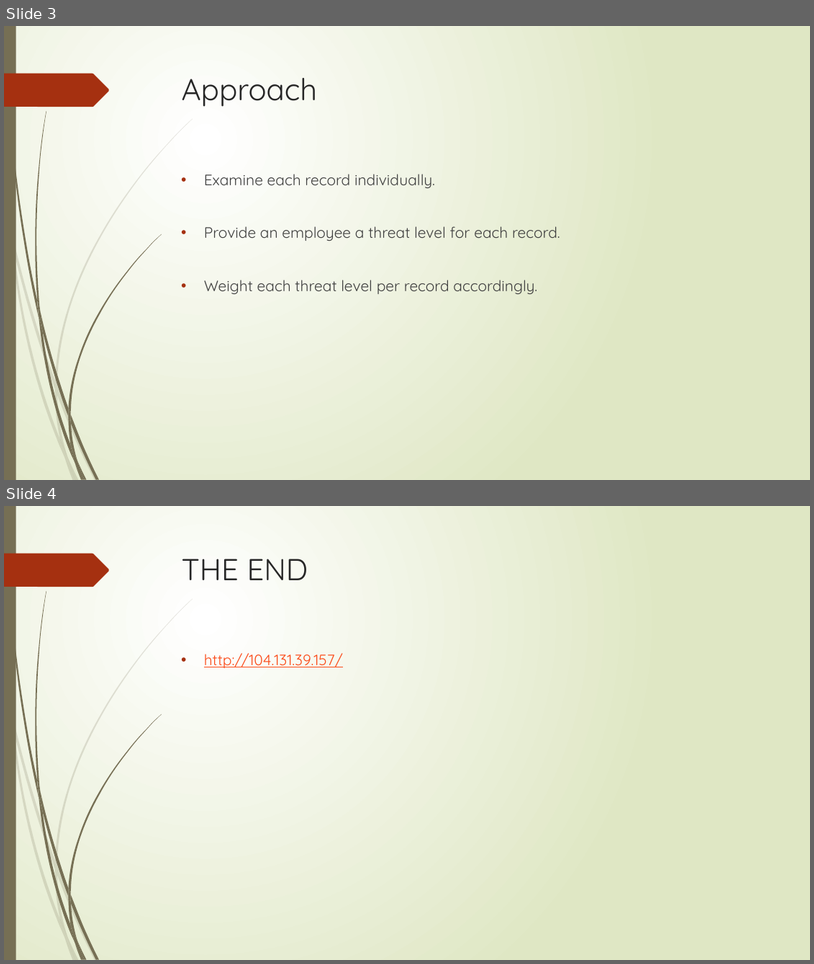
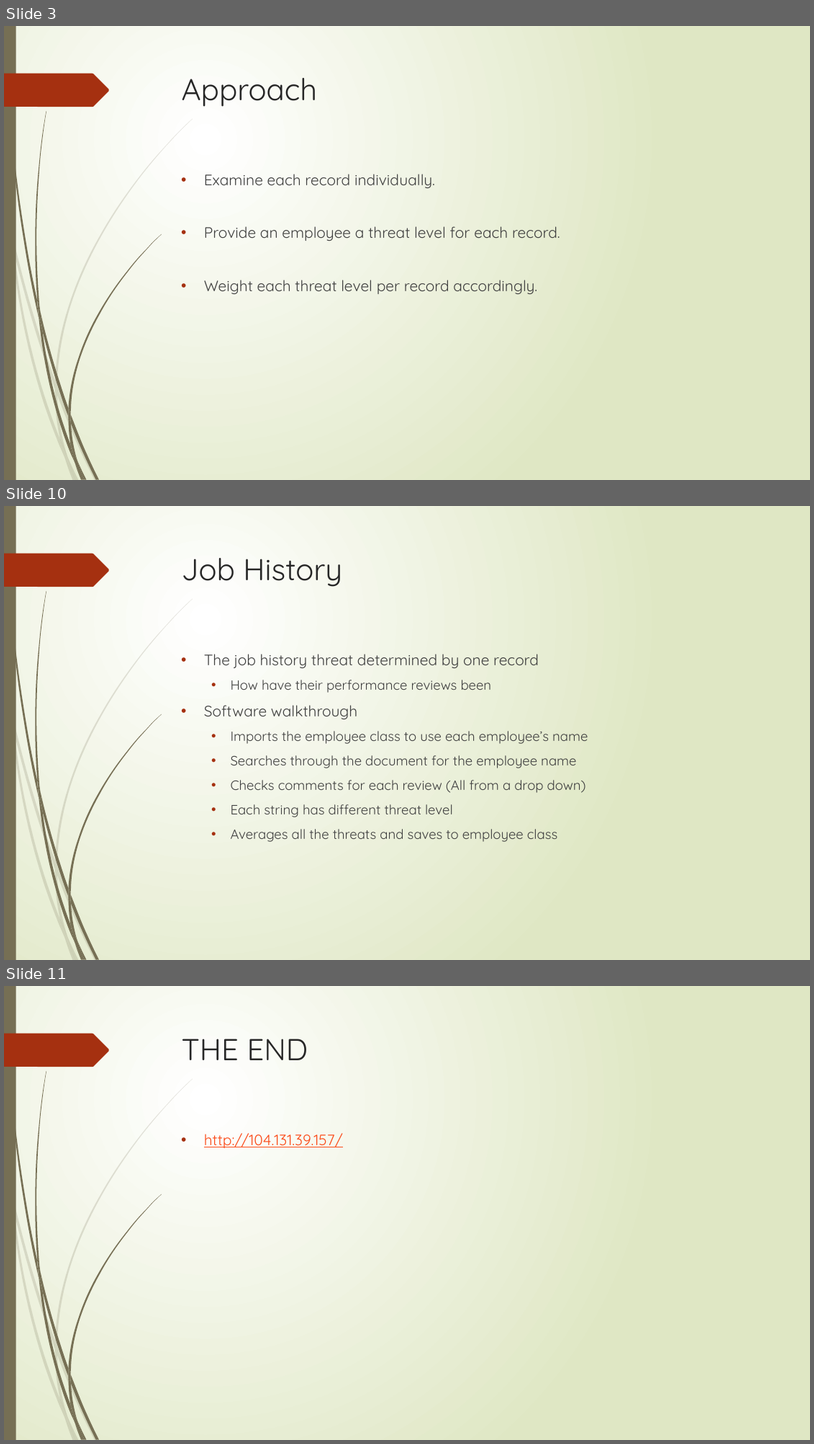
Before and after one commit to jschweizer36/Flyguys, a slide deck: Data Analytics Challenge Final PowerPoint.pptx. Shown one above the other, each under a label of ours: slides 3 and 4 before the commit, slides 3, 10 and 11 after it; the slides between them are not shown. The pictures are 814x964 and 814x1444 pixels, drawn with LibreOffice and Linux fonts; fonts in the diff are those of the drawing. Boxes give left, top, right and bottom in pixels: in the first picture for what was removed or moved away, otherwise in the second. Text is boxed around its words. In the diff, an @@ line names an element or a change of style, - is before the commit and + after.

Commit message:
created a couple of slides for the document

```diff
--- a/Data Analytics Challenge Final PowerPoint.pptx
+++ b/Data Analytics Challenge Final PowerPoint.pptx
@@ slide 10 added at (4, 506, 810, 960), background gradient #FFFFFF to #DFE8C4; not listed: 24 template elements that a slide beside it also shows @@
@@ title added at (182, 558, 342, 587), 36 pt, text #262626 @@
+Job History
@@ text added at (204, 654, 588, 842), 16 pt, text #404040 @@
+• The job history threat determined by one record
+  • How have their performance reviews been
+• Software walkthrough
+  • Imports the employee class to use each employee’s name
+  • Searches through the document for the employee name
+  • Checks comments for each review (All from a drop down)
+  • Each string has different threat level
+  • Averages all the threats and saves to employee class
@@ what was slide 4 is now slide 11 @@
```
Also in this commit, not shown: 1 slide changed, 6 other slides added.
